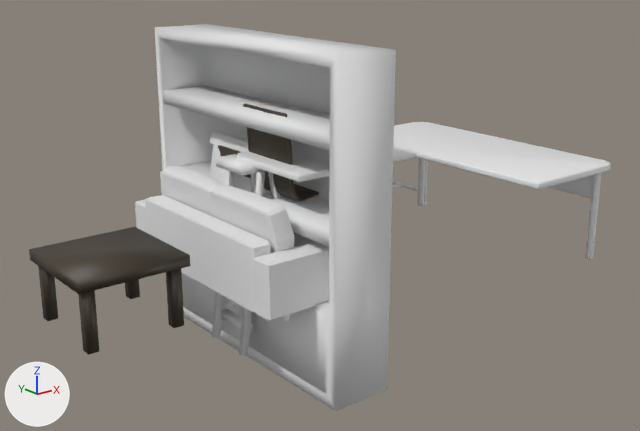
The FBX model ECOE sim/Assets/Art/Environment/Furniture/Furniture.fbx, before and after one commit.
Before and after are seen from a camera (50 mm lens) standing at (-3.93, -5.81, 2.46) and looking at (0.29, -0.53, 0.35). Arrows for +X, +Y and +Z are at lower left; the lights stay in place. The first picture is the older version. Where no turn or scale is listed for an object, it has been applied to the vertices. Vertices at exactly the same position are counted once.

Objects in the first picture: 'ChairDesktop', 'Curpboard', 'DesktopClinic', 'Rack', 'SmallTable', 'Sofa', 'Stretcher ' and 1 more.
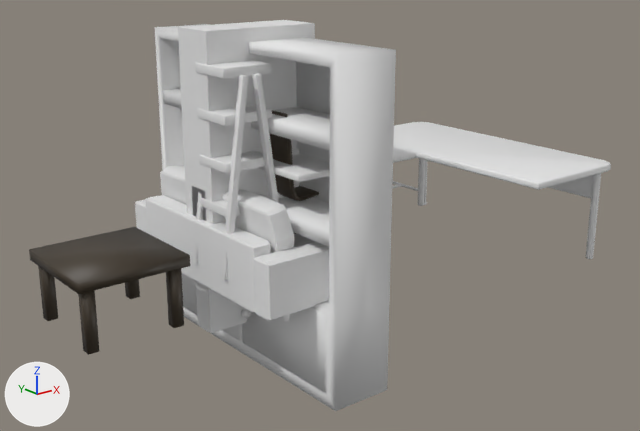
Pixel boxes (x1, y1, x2, y2) of what changed, in the pictures (640 x 431 px):
'GlasDoorCabinet', added
    after: (178, 20, 315, 224)
'Rack', reshaped
    before: (212, 154, 281, 356)
    after: (193, 60, 279, 280)
'Window', added
    after: (192, 186, 247, 333)
'Sink', added
    after: (238, 148, 299, 199)
part 1 of me_cube_120, deleted
    before: (212, 154, 281, 356)
part 2 of me_cube_120, built on
    after: (194, 60, 279, 280)
'Stretcher ', unchanged, covered by the edit
    before: (210, 131, 427, 205)
    after: (392, 160, 427, 205)

The edits, one by one:
me_cube_120 is used by ob_rack; location (0.0, 0.0, 0.0).
me_cube_120 had 72 vertices, 54 faces and spanned x -0.29..0.3, y -0.24..0.24, z -0.82..0.77.
me_cube_120 now has 504 vertices, 486 faces and spans x -0.59..0.0, y -0.48..0.01, z -0.01..1.58.
me_cube_120 part 1: 8 loose pieces with 64 vertices, spanning x -0.29..0.3, y -0.24..0.24, z -0.82..0.77, are deleted.
me_cube_120 part 2: 8 vertices removed from x -0.21..0.21, y -0.19..0.19, z -0.01..0.07; 504 vertices added at x -0.59..0.0, y -0.48..0.01, z -0.01..1.58.
Mesh me_cube_022 is new.
It is a box spanning x -0.5..0.5, y -0.2..0.2, z -0.03..1.82.
Mesh me_cube_021 is new.
It is a box spanning x -0.3..0.3, y -0.25..0.25, z -0.005..0.845.
Mesh me_cube_023 is new.
It is a box spanning x -0.5..0.5, y -0.1..0.1, z -0.6..0.6.
Object 'GlasDoorCabinet' (ob_glasdoorcabinet) is new; it shows me_cube_022.
Its location is (0.0, 0.0, 0.0).
Object 'Sink' (ob_sink) is new; it shows me_cube_021.
Its location is (0.0, 0.0, 0.0).
Object 'Window' (ob_window) is new; it shows me_cube_023.
Its location is (0.0, 0.0, 0.0).
